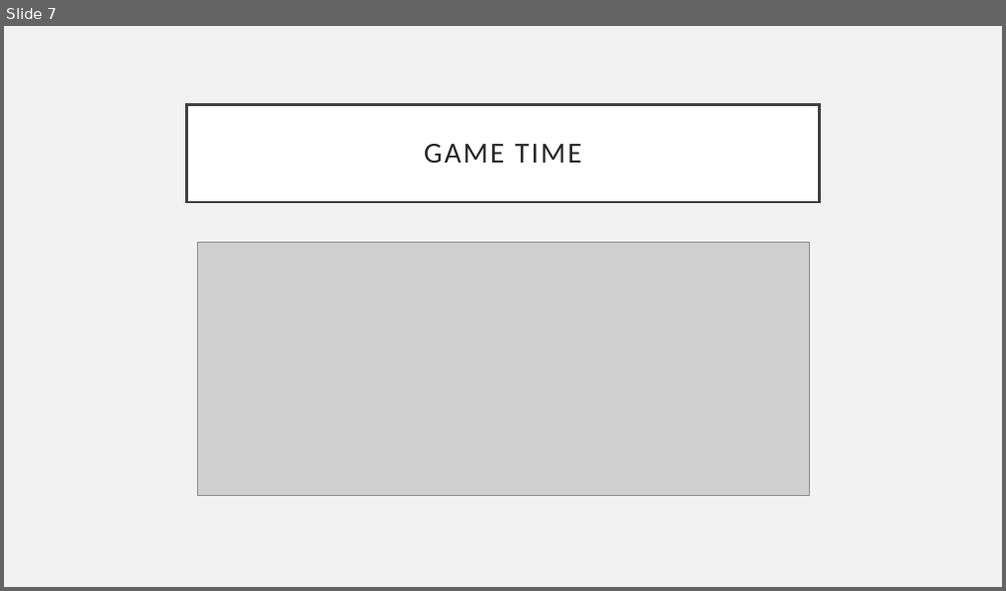
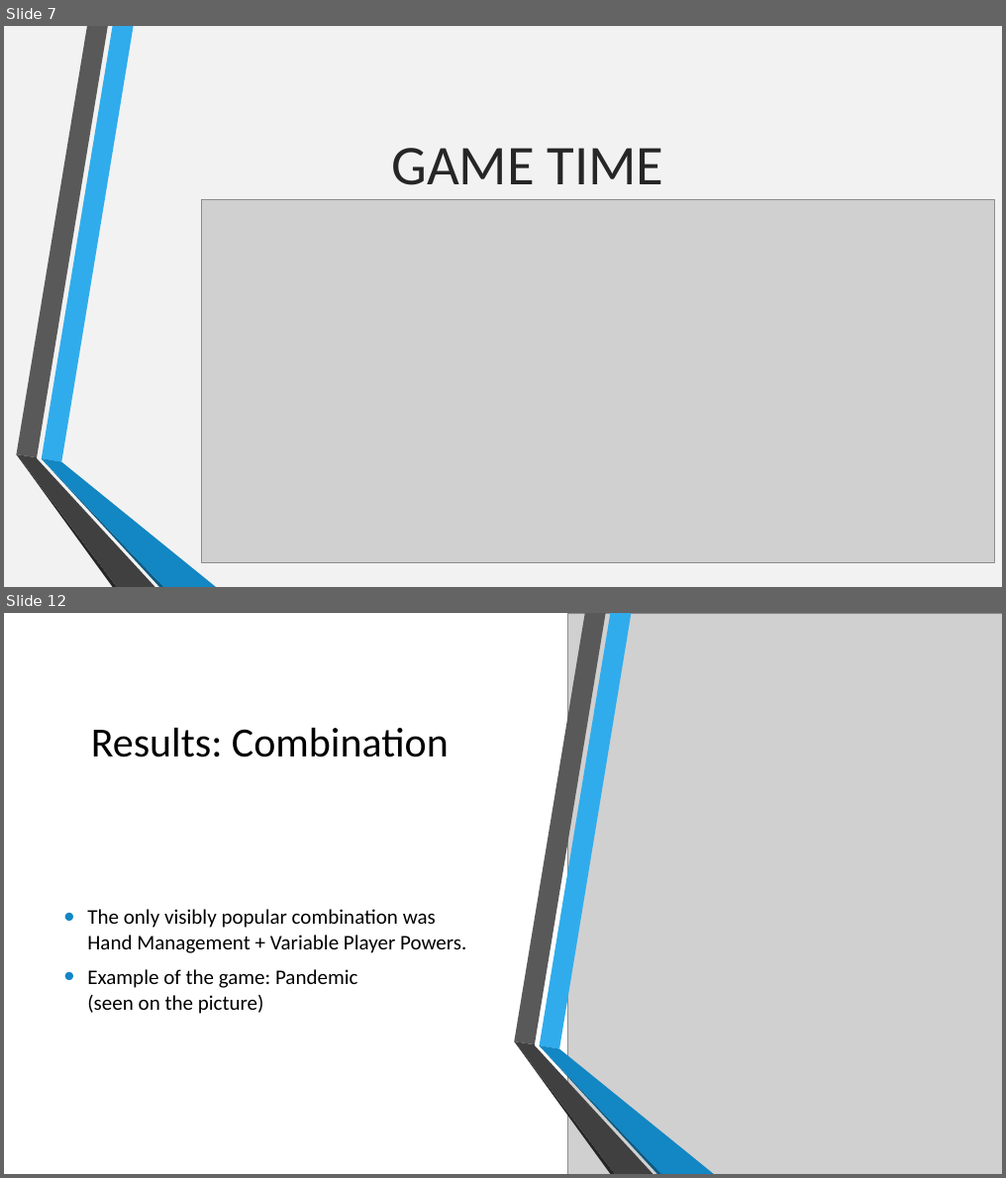
Before and after one commit to Kirasamah/GameDataMining, a slide deck: esitys/esitys.pptx. Shown one above the other, each under a label of ours: slide 7 before the commit, slides 7 and 12 after it; the slides between them are not shown. The pictures are 1006x591 and 1006x1178 pixels, drawn with LibreOffice and Linux fonts; fonts in the diff are those of the drawing; grey boxes stand for pictures; background and template pictures are left out. Boxes give left, top, right and bottom in pixels: in the first picture for what was removed or moved away, otherwise in the second. Text is boxed around its words. In the diff, an @@ line names an element or a change of style, - is before the commit and + after.

```diff
--- a/esitys/esitys.pptx
+++ b/esitys/esitys.pptx
@@ slide 12 added at box(4, 613, 1002, 1174), background picture (left out); not listed: 6 template elements that a slide beside it also shows @@
@@ rectangle added at box(4, 613, 1002, 1174), fill #FFFFFF @@
@@ picture added at box(568, 613, 1002, 1174) @@
@@ title added at box(91, 728, 449, 758), 40 pt, text #000000 @@
+Results: Combination
@@ text added at box(87, 909, 466, 1014), 20 pt, text #000000 @@
+• The only visibly popular combination was Hand Management + Variable Player Powers.
+• Example of the game: Pandemic
+  (seen on the picture)
@@ group added at box(515, 613, 714, 1174): 6 freeform shapes @@
@@ slide 7 changed as well @@
@@ title "GAME TIME": place and size @@
-title "GAME TIME" at box(187, 104, 819, 202)
+title "GAME TIME" at box(391, 148, 664, 185)
@@ title "GAME TIME" at box(391, 148, 664, 185): size 28 to 54 pt, letter spacing 2 to 0 pt; line spacing 0.9 to 1; fill #FFFFFF to none; outline #404040 2.5 pt to none @@
@@ picture: place and size @@
-picture at box(197, 243, 809, 496)
+picture at box(202, 199, 994, 563)
@@ group added at box(16, 26, 216, 587): 6 freeform shapes @@
```
Also in this commit, not shown: 8 other slides changed, 3 other slides added, 3 other files.
